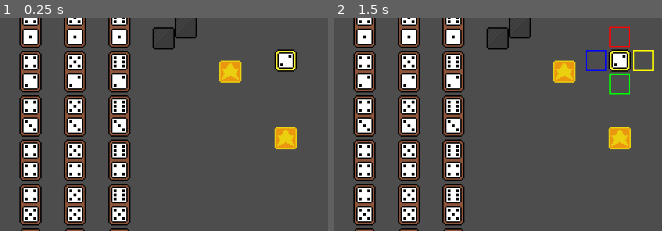
Above: before the commit, frames 1-2 (left to right).
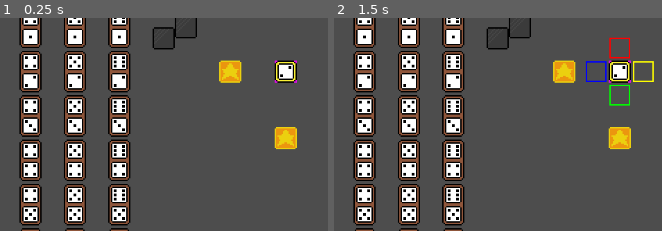
Above: after the commit, the same moments.

Repository: Ghoose1/GFPGame
Game: Godot game, scene res://scenes/scene.tscn
Same seed, same stepped clock (60 frames per second), same inputs: the game is played once before the commit and once after it.
Inputs (mouse positions are % of the whole screen's width and height, from its top left):
- Up to frame 1 (0.25 s): no input
- Up to frame 2 (1.5 s): tap Enter at 0.5 s; move the mouse to (84, 44) at 0.52 s; hold Space (Start Score) 0.53-1.25 s; click (84, 44) at 0.67 s; drag from (33, 55) to (51, 70) at 1.27 s
The pictures show only the part of the screen within x 42-92%, y 29-79%; the shares and areas given below are measured in that part.

The runs differ from the first frame. In frame 1, 1.0% of the frame differs, in the area x 83-91%, y 14-31%; in frame 2, 2.0%, in the area x 76-98%, y 3-42%.

Commit message:
Connection points are now nodes assignable in editor

Diff:
--- a/Dominos/basic.gd
+++ b/Dominos/basic.gd
@@ -9,24 +9,14 @@
 
 var connecting_face : int = 0
 
-func init_connection_points() -> void:
-	connection_points = [
-		ConnectionPoint.new(Vector2.UP * 25, ConnectionPoint.Direction.V_UP, [face0]),
-		ConnectionPoint.new(Vector2.DOWN * 25, ConnectionPoint.Direction.V_DOWN, [face1]),
-		ConnectionPoint.new(Vector2.LEFT * 17, ConnectionPoint.Direction.H_LEFT, [face0, face1]),
-		ConnectionPoint.new(Vector2.RIGHT * 17, ConnectionPoint.Direction.H_RIGHT, [face1, face0])
-	]
-
 func get_width() -> int: return 2
 func get_height() -> int: return 4
 
 func _ready() -> void:
+	connection_points.resize(4)
 	# initialise the face textures
-	$Sprites/Face_0.update_frame()
-	#face0.frame_changed.connect($Sprites/Face_0.update_frame)
-	$Sprites/Face_1.update_frame()
-	#face1.frame_changed.connect($Sprites/Face_1.update_frame)
-
+	face0.update_frame()
+	face1.update_frame()
 
 func snap_to_point() -> void:
 	# check which face we should rotate with
--- a/Dominos/basic.tscn
+++ b/Dominos/basic.tscn
@@ -2,6 +2,7 @@
 
 [ext_resource type="PackedScene" uid="uid://vsckn3xhp8gj" path="res://Dominos/domino.tscn" id="1_ida1a"]
 [ext_resource type="Script" uid="uid://da3edjxcaf3cg" path="res://Dominos/basic.gd" id="2_t0xhk"]
+[ext_resource type="Script" uid="uid://bfex4lciueeb6" path="res://scripts/connection_point.gd" id="3_jas1q"]
 [ext_resource type="PackedScene" uid="uid://chyl5hppjjnln" path="res://scenes/face.tscn" id="3_t0xhk"]
 [ext_resource type="Texture2D" uid="uid://bbqpw2dh2ad6l" path="res://Assets/Domino_Score_Animation_Vertical.png" id="4_t0xhk"]
 
@@ -77,10 +78,11 @@
 &"Score": SubResource("Animation_jas1q")
 }
 
-[node name="Basic" unique_id=1578433667 node_paths=PackedStringArray("face0", "face1") instance=ExtResource("1_ida1a")]
+[node name="Basic" unique_id=1578433667 node_paths=PackedStringArray("face0", "face1", "connection_points") instance=ExtResource("1_ida1a")]
 script = ExtResource("2_t0xhk")
 face0 = NodePath("Sprites/Face_0")
 face1 = NodePath("Sprites/Face_1")
+connection_points = [NodePath("Connections/ConnectionPoint_UP"), NodePath("Connections/ConnectionPoint_DOWN"), NodePath("Connections/ConnectionPoint_LEFT"), NodePath("Connections/ConnectionPoint_RIGHT")]
 
 [node name="Face_0" parent="Sprites" parent_id_path=PackedInt32Array(1056328990) index="1" unique_id=768536152 instance=ExtResource("3_t0xhk")]
 position = Vector2(0, -7)
@@ -96,3 +98,32 @@
 
 [node name="AnimationPlayer" type="AnimationPlayer" parent="." index="1" unique_id=861517483]
 libraries/ = SubResource("AnimationLibrary_hp1wm")
+
+[node name="Connections" type="Node" parent="." index="2" unique_id=1945646737]
+
+[node name="ConnectionPoint_UP" type="Node2D" parent="Connections" index="0" unique_id=744572385 node_paths=PackedStringArray("faces")]
+position = Vector2(0, -25)
+script = ExtResource("3_jas1q")
+faces = [NodePath("../../Sprites/Face_0")]
+metadata/_custom_type_script = "uid://bfex4lciueeb6"
+
+[node name="ConnectionPoint_DOWN" type="Node2D" parent="Connections" index="1" unique_id=1054389564 node_paths=PackedStringArray("faces")]
+position = Vector2(0, 25)
+script = ExtResource("3_jas1q")
+direction = 1
+faces = [NodePath("../../Sprites/Face_1")]
+metadata/_custom_type_script = "uid://bfex4lciueeb6"
+
+[node name="ConnectionPoint_LEFT" type="Node2D" parent="Connections" index="2" unique_id=1244153537 node_paths=PackedStringArray("faces")]
+position = Vector2(-17, 0)
+script = ExtResource("3_jas1q")
+direction = 2
+faces = [NodePath("../../Sprites/Face_0"), NodePath("../../Sprites/Face_1")]
+metadata/_custom_type_script = "uid://bfex4lciueeb6"
+
+[node name="ConnectionPoint_RIGHT" type="Node2D" parent="Connections" index="3" unique_id=417048022 node_paths=PackedStringArray("faces")]
+position = Vector2(17, 0)
+script = ExtResource("3_jas1q")
+direction = 3
+faces = [NodePath("../../Sprites/Face_0"), NodePath("../../Sprites/Face_1")]
+metadata/_custom_type_script = "uid://bfex4lciueeb6"
--- a/Dominos/domino.gd
+++ b/Dominos/domino.gd
@@ -11,7 +11,7 @@
 ## List of dominos connected to this domino
 var connected_dominos : Array[Domino] = [ ]
 ## Array of points that other dominos can connect to this one from.
-var connection_points : Array[ConnectionPoint]
+@export var connection_points : Array[ConnectionPoint] = []
 
 ## Connection point to snap to
 var closest_snap_point : ConnectionPoint = null
@@ -52,11 +52,6 @@
 @abstract func get_width() -> int;
 ## height in tilemap tiles (1 face = 2 tiles)
 @abstract func get_height() -> int;
-# It would be nice to have the connection points assignable in the editor, however
-# the connection points require a reference to the domino's faces, which is something
-# that's easier to do in code for now.
-## Assign to the connection_points array
-@abstract func init_connection_points() -> void;
 
 ## Move the domino to the correct position to connect to the closest snap point
 ## different domino shapes will need different logic to do this
@@ -73,9 +68,6 @@
 #endregion
 
 #region Methods
-
-func _init() -> void:
-	init_connection_points()
 
 func _process(_delta: float) -> void:
 	queue_redraw() # for debug drawing
--- a/Dominos/starter.gd
+++ b/Dominos/starter.gd
@@ -7,14 +7,11 @@
 const LOOP_MULTIPLIER : float = 1.5
 
 func _ready() -> void:
+	for point in connection_points:
+		point.enabled = true
 	face.number = randi_range(1, 6)
-	$Sprites/Face_0.frame = face.number
+	face.update_frame()
 	placed = true
-
-func init_connection_points() -> void:
-	for i in range(4):
-		connection_points.append(ConnectionPoint.new(DirectionVecs[i] * 17, i, [face]))
-		connection_points.back().enabled = true
 
 func get_width() -> int: return 2
 func get_height() -> int: return 2
--- a/Dominos/starter.tscn
+++ b/Dominos/starter.tscn
@@ -4,12 +4,43 @@
 [ext_resource type="Script" uid="uid://cvr3dm5p2yicy" path="res://Dominos/starter.gd" id="2_urjrp"]
 [ext_resource type="Texture2D" uid="uid://dwwhoi3avi7k6" path="res://Assets/Starter_Tile.png" id="3_urjrp"]
 [ext_resource type="PackedScene" uid="uid://chyl5hppjjnln" path="res://scenes/face.tscn" id="4_altpb"]
+[ext_resource type="Script" uid="uid://bfex4lciueeb6" path="res://scripts/connection_point.gd" id="5_rj3qb"]
 
-[node name="Starter" unique_id=1578433667 node_paths=PackedStringArray("face") instance=ExtResource("1_no1a8")]
+[node name="Starter" unique_id=1578433667 node_paths=PackedStringArray("face", "connection_points") instance=ExtResource("1_no1a8")]
 script = ExtResource("2_urjrp")
 face = NodePath("Sprites/Face_0")
+connection_points = [NodePath("Connections/ConnectionPoint_UP"), NodePath("Connections/ConnectionPoint_DOWN"), NodePath("Connections/ConnectionPoint_LEFT"), NodePath("Connections/ConnectionPoint_RIGHT")]
 
 [node name="Base" parent="Sprites" parent_id_path=PackedInt32Array(1056328990) index="0" unique_id=965724582]
 texture = ExtResource("3_urjrp")
 
 [node name="Face_0" parent="Sprites" parent_id_path=PackedInt32Array(1056328990) index="1" unique_id=768536152 instance=ExtResource("4_altpb")]
+
+[node name="Connections" type="Node" parent="." index="1" unique_id=1432897465]
+
+[node name="ConnectionPoint_UP" type="Node2D" parent="Connections" index="0" unique_id=1021049530 node_paths=PackedStringArray("faces")]
+position = Vector2(0, -17)
+script = ExtResource("5_rj3qb")
+faces = [NodePath("../../Sprites/Face_0")]
+metadata/_custom_type_script = "uid://bfex4lciueeb6"
+
+[node name="ConnectionPoint_DOWN" type="Node2D" parent="Connections" index="1" unique_id=1855816863 node_paths=PackedStringArray("faces")]
+position = Vector2(0, 17)
+script = ExtResource("5_rj3qb")
+direction = 1
+faces = [NodePath("../../Sprites/Face_0")]
+metadata/_custom_type_script = "uid://bfex4lciueeb6"
+
+[node name="ConnectionPoint_LEFT" type="Node2D" parent="Connections" index="2" unique_id=341650499 node_paths=PackedStringArray("faces")]
+position = Vector2(-17, 0)
+script = ExtResource("5_rj3qb")
+direction = 2
+faces = [NodePath("../../Sprites/Face_0")]
+metadata/_custom_type_script = "uid://bfex4lciueeb6"
+
+[node name="ConnectionPoint_RIGHT" type="Node2D" parent="Connections" index="3" unique_id=801819646 node_paths=PackedStringArray("faces")]
+position = Vector2(17, 0)
+script = ExtResource("5_rj3qb")
+direction = 3
+faces = [NodePath("../../Sprites/Face_0")]
+metadata/_custom_type_script = "uid://bfex4lciueeb6"
--- a/scenes/scene.tscn
+++ b/scenes/scene.tscn
@@ -54,11 +54,11 @@
 
 [node name="DominoTiles" type="TileMapLayer" parent="Board" unique_id=346143877]
 texture_filter = 3
+tile_map_data = PackedByteArray("AAAmAAcAAQAAAAAAAAAmAAgAAQAAAAAAAAAnAAgAAQAAAAAAAAAnAAcAAQAAAAAAAAA=")
 tile_set = ExtResource("3_5fb3c")
 
 [node name="Starter" parent="Board" unique_id=1578433667 instance=ExtResource("2_4msxo")]
-texture_filter = 0
-position = Vector2(312, 56)
+position = Vector2(312, 64)
 
 [connection signal="dollars_changed" from="Player" to="Player/Camera2D/Control/DollarLabel" method="update_value"]
 [connection signal="score_changed" from="Player" to="Player/Camera2D/Control/ScoreLabel" method="update_value"]
--- a/scripts/connection_point.gd
+++ b/scripts/connection_point.gd
@@ -1,16 +1,11 @@
 ## Point that a domino can connect to
-class_name ConnectionPoint extends Node
+class_name ConnectionPoint extends Node2D
 
-## Position relative to the domino
-##
-## This would be the center of a face connecting to this point
-var position : Vector2
-## direction from the domino
-##
+## direction from the domino to the point
 ## Basic dominos will use this to rotate when snapping
-var direction : Direction
-## Faces that this point connects from.
-var faces : Array[Face]
+@export var direction : Direction
+## Faces that this point connects from. Order doesn't matter
+@export var faces : Array[Face]
 var enabled : bool = false
 
 enum Direction {
@@ -50,7 +45,10 @@
 	Direction.H_LEFT,
 ]
 
-func _init(pos : Vector2, dir : Direction, sides : Array[Face]) -> void:
+func _init() -> void:
+	pass
+
+func init(pos : Vector2, dir : Direction, sides : Array[Face]) -> void:
 	position = pos
 	direction = dir
 	faces = sides
--- a/scripts/face.gd
+++ b/scripts/face.gd
@@ -3,8 +3,6 @@
 ## Includes information such as symbol displayed (number) and anything needed for
 ## enhancements and special effects
 class_name Face extends Sprite2D
-
-#signal frame_changed(face : Face)
 
 #region properties
 
@@ -13,7 +11,7 @@
 		return number
 	set(value):
 		if value != number:
-			frame_changed.emit(self)
+			update_frame()
 			number = value
 
 # e.g. var is_gold : bool
@@ -22,7 +20,7 @@
 		return wild
 	set(value):
 		if value != wild:
-			frame_changed.emit(self)
+			update_frame()
 			wild = value
 
 #endregion
